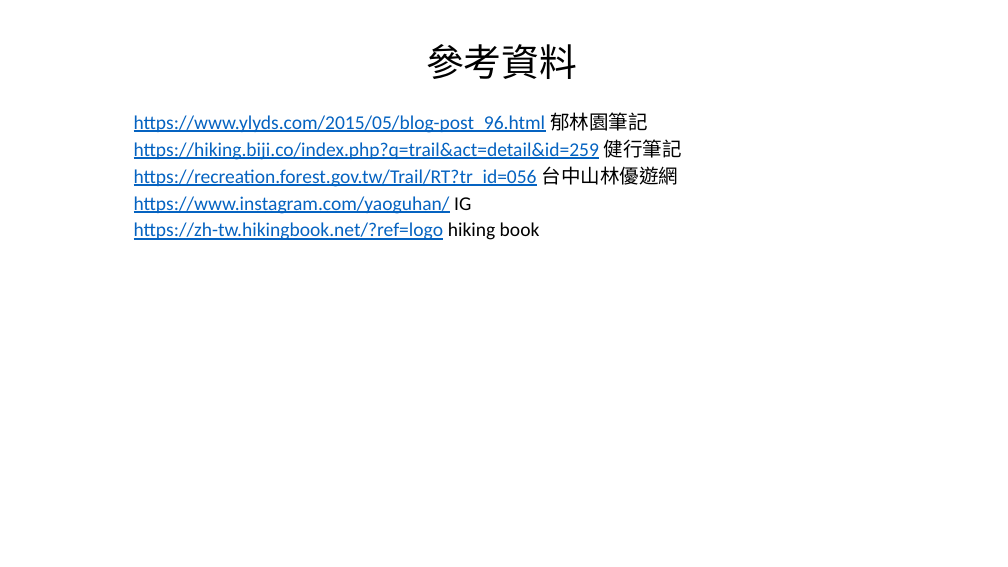
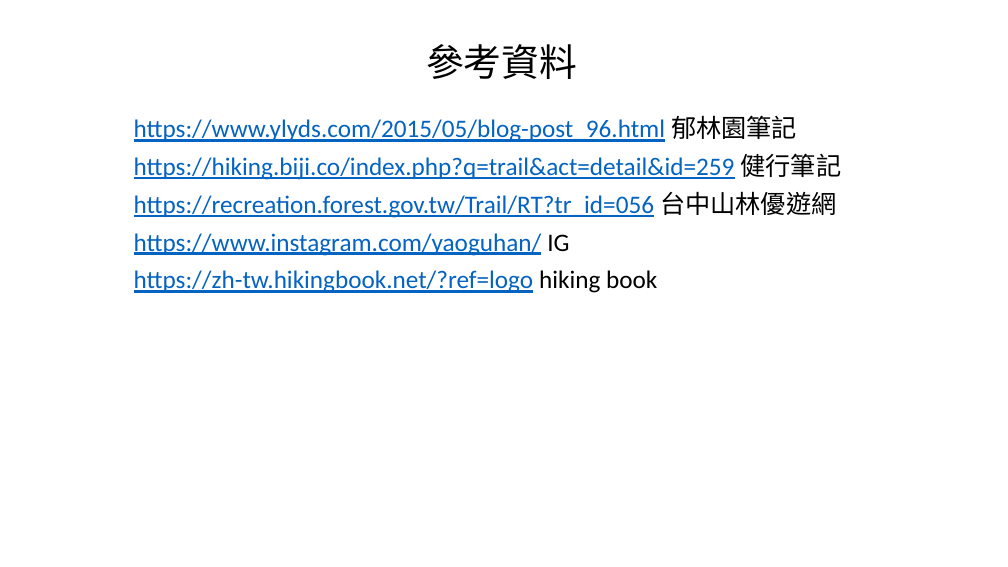
Before and after one commit to Ryujomikz/First-project, a slide deck: slide 6 of ppt/ppt.pptx (slide 5 before the commit). Drawn at 1008x567 pixels with LibreOffice and Linux fonts; fonts in the diff are those of the drawing. Boxes give left, top, right and bottom in pixels: in the first picture for what was removed or moved away, otherwise in the second. Text is boxed around its words. In the diff, an @@ line names an element or a change of style, - is before the commit and + after.

```diff
--- a/ppt/ppt.pptx
+++ b/ppt/ppt.pptx
@@ subtitle "https://www.ylyds.com/2015/05/blog-post_96.html 郁林園筆記" at <box>134,115,841,293</box>: size 18.6 to 24 pt; line spacing 0.7 to 0.9 @@
```
Also in this commit, not shown: 4 slides added, 3 slides removed, 5 other files.
